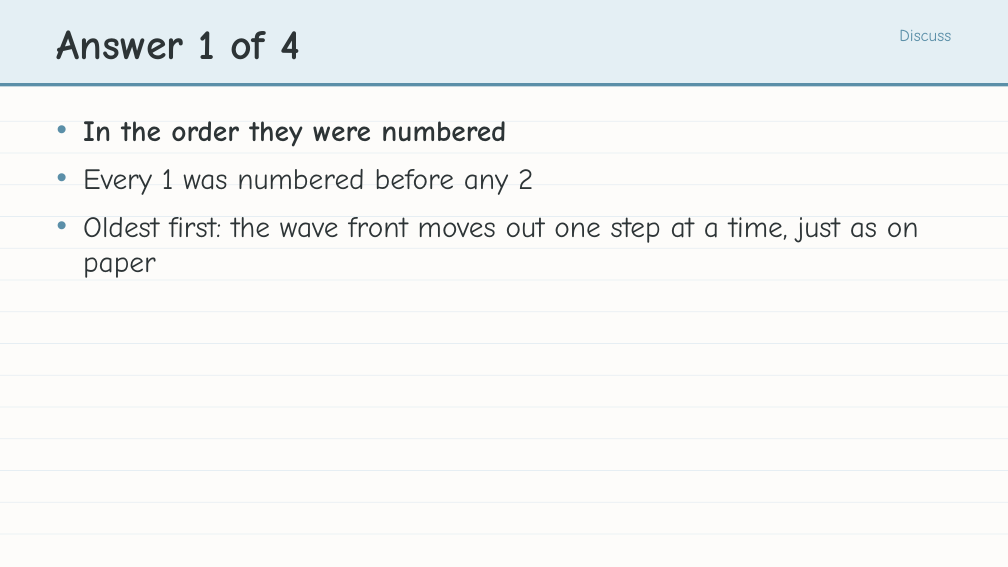
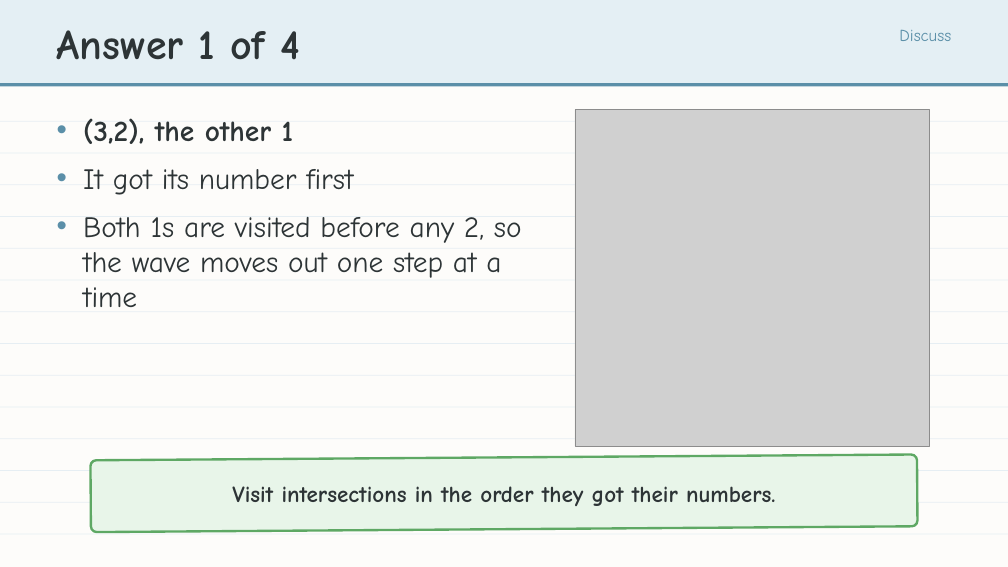
Before and after one commit to bradamiller/LearningPython, a slide deck: slide 17 of static/slides/module-05-pathfinding/module-5-lesson-02-finding-the-path.pptx. Drawn at 1008x567 pixels with LibreOffice and Linux fonts; fonts in the diff are those of the drawing; grey boxes stand for pictures. Boxes give left, top, right and bottom in pixels: in the first picture for what was removed or moved away, otherwise in the second. Text is boxed around its words. In the diff, an @@ line names an element or a change of style, - is before the commit and + after.

```diff
--- a/static/slides/module-05-pathfinding/module-5-lesson-02-finding-the-path.pptx
+++ b/static/slides/module-05-pathfinding/module-5-lesson-02-finding-the-path.pptx
@@ text at bbox=[83, 118, 522, 307]: text changed @@
-• In the order they were numbered
-• Every 1 was numbered before any 2
-• Oldest first: the wave front moves out one step at a time, just as on paper
+• (3,2), the other 1
+• It got its number first
+• Both 1s are visited before any 2, so the wave moves out one step at a time
@@ picture added at bbox=[575, 110, 929, 446] @@
@@ rounded rectangle added at bbox=[91, 455, 917, 532], fill #E8F5E9, outline #5EA864 2.25 pt @@
@@ text added at bbox=[232, 486, 776, 506], 22 pt, text #2D3436, bold @@
+Visit intersections in the order they got their numbers.
```
Also in this commit, not shown: 13 other slides changed, 20 other files.
